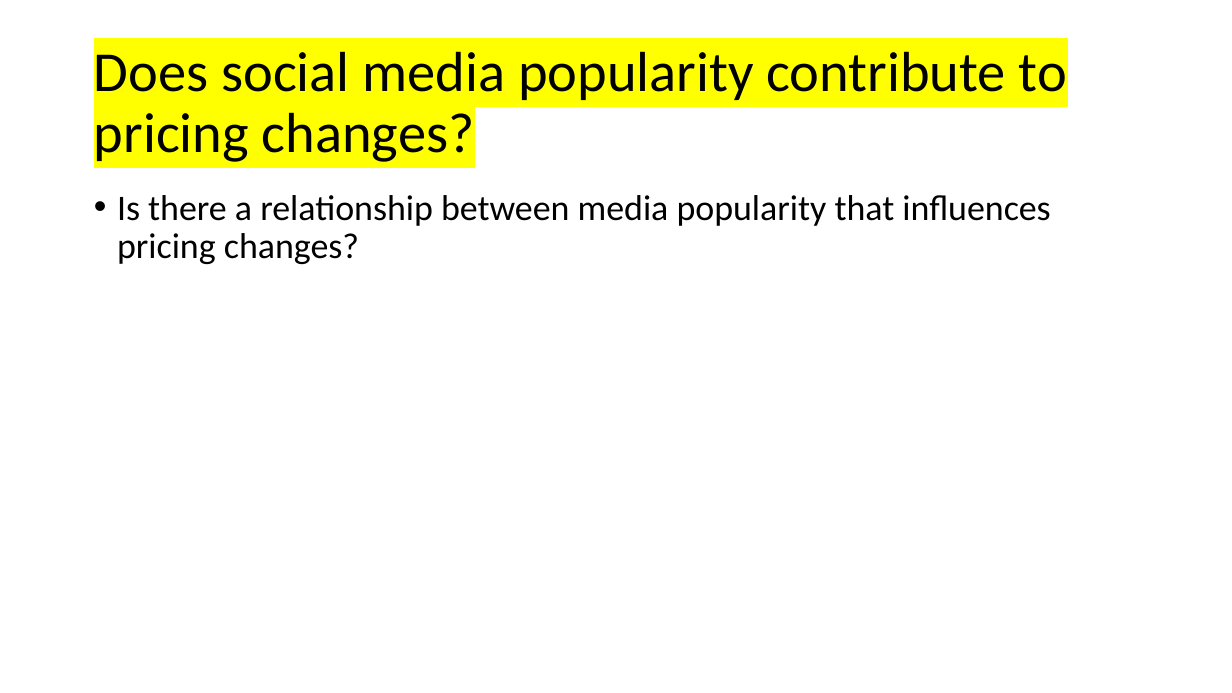
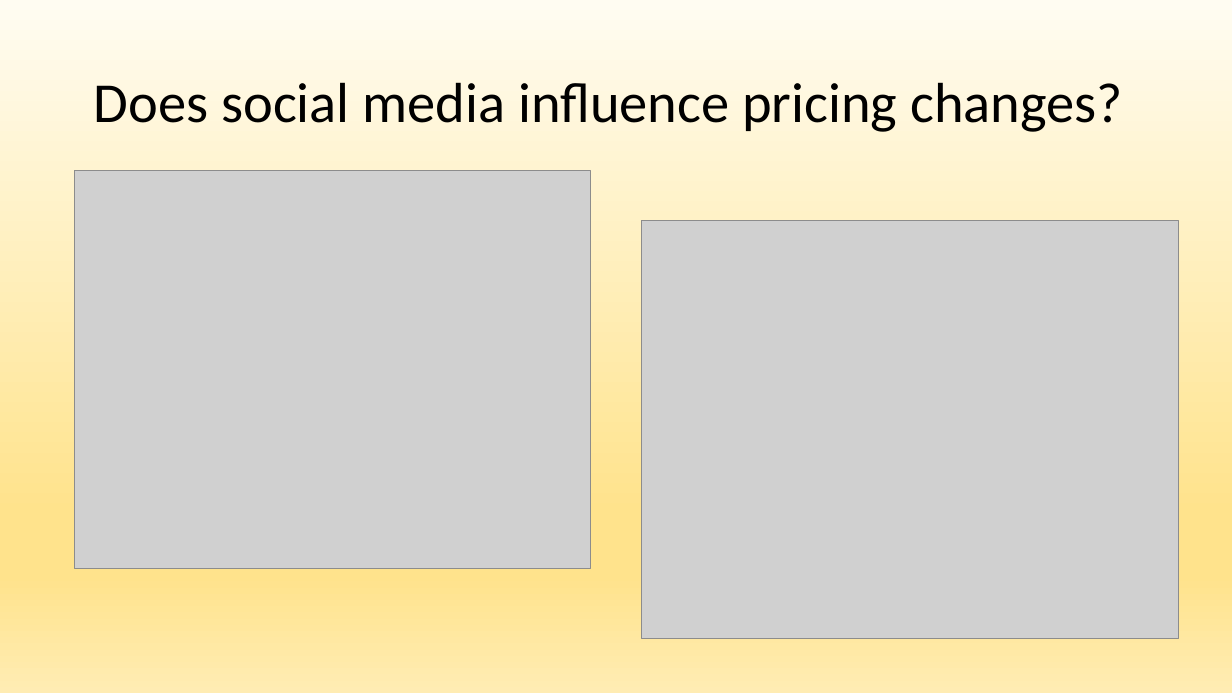
Before and after one commit to sarahheavner/Project1, a slide deck: slide 11 of Cryptocurrency_Presentation.pptx. Drawn at 1232x693 pixels with LibreOffice and Linux fonts; fonts in the diff are those of the drawing; grey boxes stand for pictures. Boxes give left, top, right and bottom in pixels: in the first picture for what was removed or moved away, otherwise in the second. Text is boxed around its words. In the diff, an @@ line names an element or a change of style, - is before the commit and + after.

```diff
--- a/Cryptocurrency_Presentation.pptx
+++ b/Cryptocurrency_Presentation.pptx
@@ background #FFFFFF to gradient #FFFCF2 to #FFE38C to #FFECB2 @@
@@ title at [94,82,1123,132]: text changed @@
-Does social media popularity contribute to pricing changes?
+Does social media influence pricing changes?
@@ picture added at [74,171,591,568] @@
@@ text removed at [117,195,1050,264] @@
-• Is there a relationship between media popularity that influences pricing changes?
@@ picture added at [641,220,1179,639] @@
```
Also in this commit, not shown: 7 other slides changed, 1 slide added, 1 other file.
